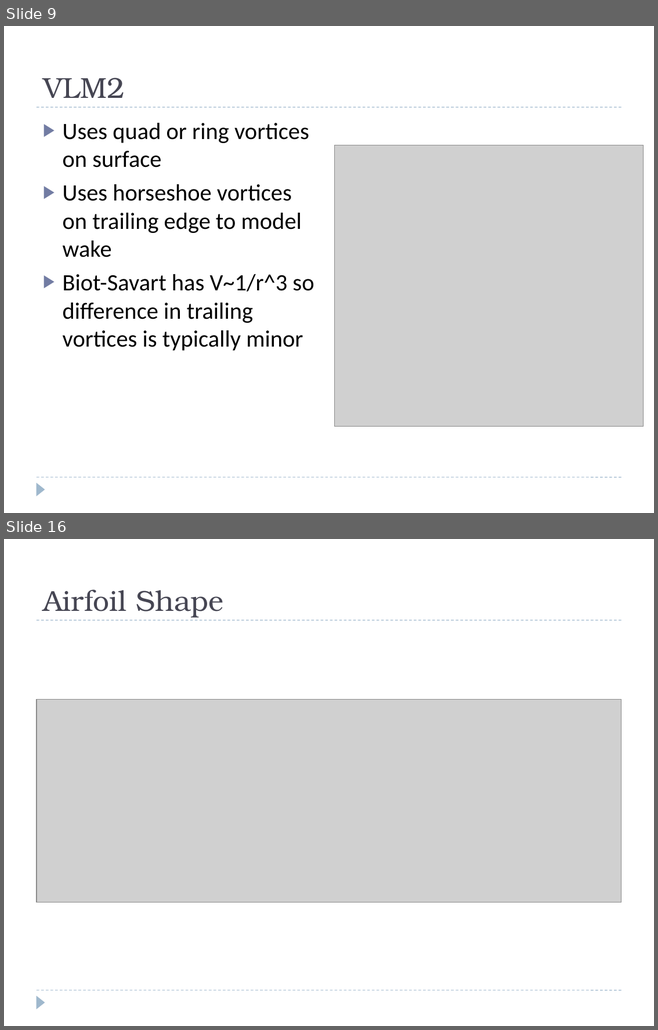
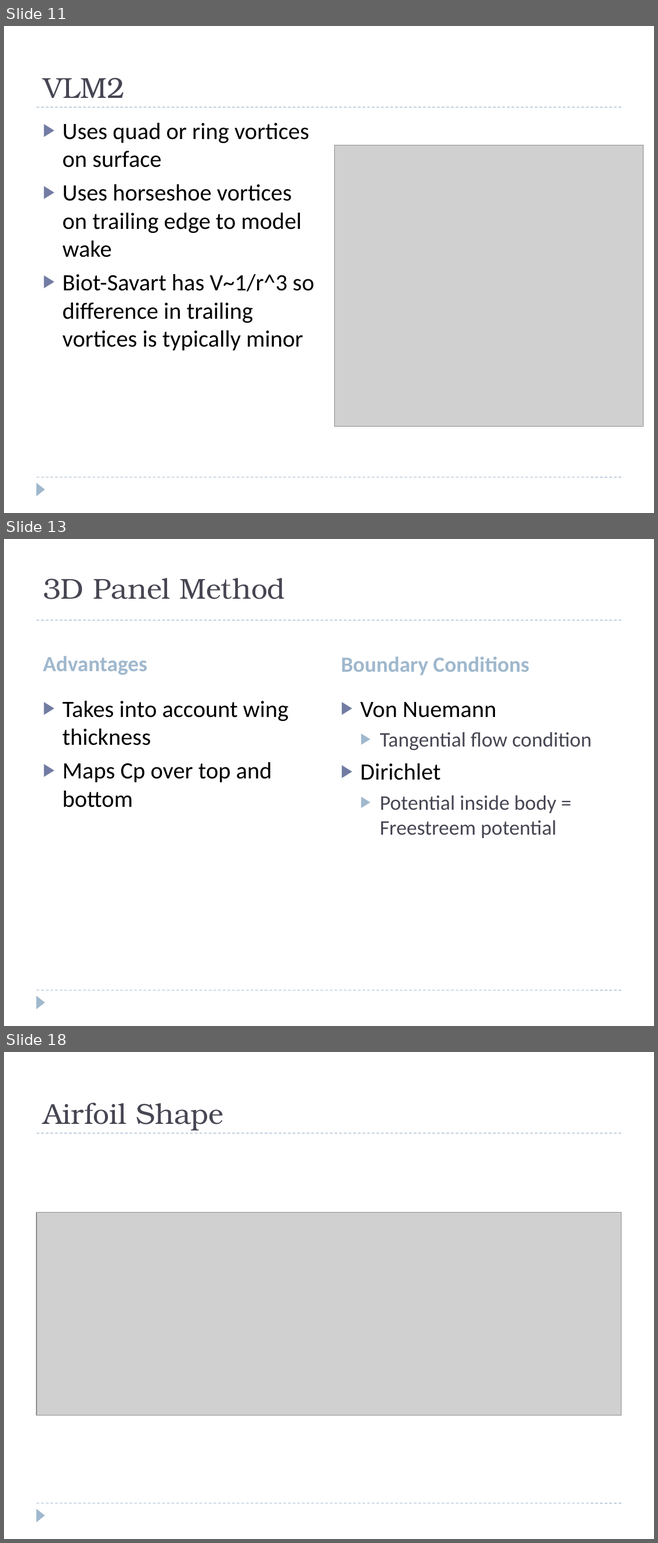
Before and after one commit to colinparker/Pterosaur, a slide deck: XFLR5 Methods and Their Application in.pptx. Shown one above the other, each under a label of ours: slides 9 and 16 before the commit, slides 11, 13 and 18 after it; the slides between them are not shown. The pictures are 658x1030 and 658x1543 pixels, drawn with LibreOffice and Linux fonts; fonts in the diff are those of the drawing; grey boxes stand for pictures. Boxes give left, top, right and bottom in pixels: in the first picture for what was removed or moved away, otherwise in the second. Text is boxed around its words. In the diff, an @@ line names an element or a change of style, - is before the commit and + after.

```diff
--- a/XFLR5 Methods and Their Application in.pptx
+++ b/XFLR5 Methods and Their Application in.pptx
@@ slide 13 added at <box>4,539,654,1026</box>, background #FFFFFF; not listed: 3 template elements that a slide beside it also shows @@
@@ title added at <box>43,578,285,599</box>, 32 pt, text #464653 @@
+3D Panel Method
@@ text added at <box>43,656,147,675</box>, 24 pt, text #9FB8CD, bold @@
+Advantages
@@ text added at <box>341,657,529,675</box>, 24 pt, text #9FB8CD, bold @@
+Boundary Conditions
@@ text added at <box>63,701,288,808</box>, 26 pt, text #000000 @@
+▶ Takes into account wing thickness
+▶ Maps Cp over top and bottom
@@ text added at <box>360,702,592,838</box>, 23 pt, text #464653 @@
+▶ Von Nuemann
+  ▶ Tangential flow condition
+▶ Dirichlet
+  ▶ Potential inside body = Freestreem potential
@@ what was slide 9 is now slide 11 @@
@@ what was slide 16 is now slide 18 @@
```
Also in this commit, not shown: 5 slides changed, 7 other slides added, 6 slides removed, 7 other files.
